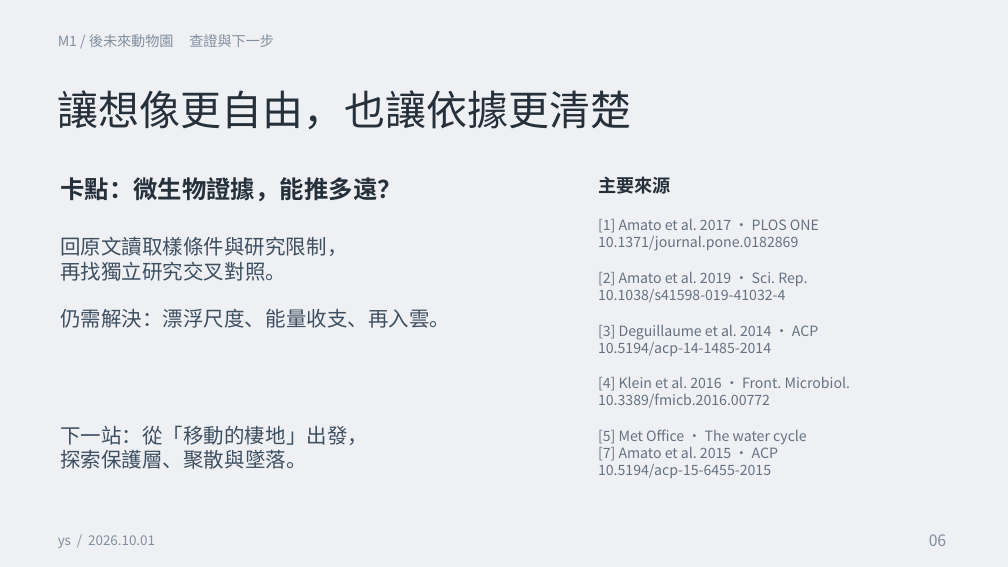
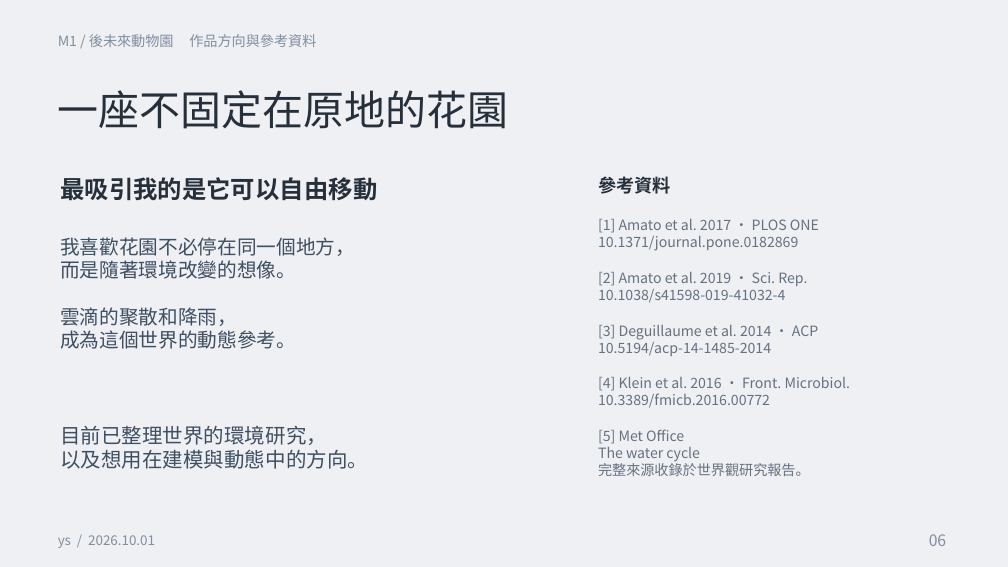
Before and after one commit to ys3213/ys-m0-outfit, a slide deck: slide 6 of m1-world/m1-簡報.pptx. Drawn at 1008x567 pixels with LibreOffice and Linux fonts; fonts in the diff are those of the drawing. Boxes give left, top, right and bottom in pixels: in the first picture for what was removed or moved away, otherwise in the second. Text is boxed around its words. In the diff, an @@ line names an element or a change of style, - is before the commit and + after.

```diff
--- a/m1-world/m1-簡報.pptx
+++ b/m1-world/m1-簡報.pptx
@@ text at (x1=58, y1=34, x2=316, y2=47): text changed @@
-M1 / 後未來動物園 查證與下一步
+M1 / 後未來動物園 作品方向與參考資料
@@ text at (x1=58, y1=90, x2=508, y2=129): text changed @@
-讓想像更自由，也讓依據更清楚
+一座不固定在原地的花園
@@ text at (x1=60, y1=177, x2=377, y2=201): text changed @@
-卡點：微生物證據，能推多遠？
+最吸引我的是它可以自由移動
@@ text at (x1=598, y1=176, x2=671, y2=194): text changed @@
-主要來源
+參考資料
@@ text at (x1=60, y1=237, x2=355, y2=349): text changed; size 19.5 to 18.8 pt @@
-回原文讀取樣條件與研究限制，
-再找獨立研究交叉對照。
-仍需解決：漂浮尺度、能量收支、再入雲。
+我喜歡花園不必停在同一個地方，
+而是隨著環境改變的想像。
+雲滴的聚散和降雨，
+成為這個世界的動態參考。
@@ text at (x1=60, y1=426, x2=368, y2=469): text changed @@
-下一站：從「移動的棲地」出發，
-探索保護層、聚散與墜落。
+目前已整理世界的環境研究，
+以及想用在建模與動態中的方向。
@@ text at (x1=598, y1=429, x2=810, y2=476): text changed @@
-[5] Met Office · The water cycle
-[7] Amato et al. 2015 · ACP
-10.5194/acp-15-6455-2015
+[5] Met Office
+The water cycle
+完整來源收錄於世界觀研究報告。
```
Also in this commit, not shown: 5 other slides changed, 3 other files.
